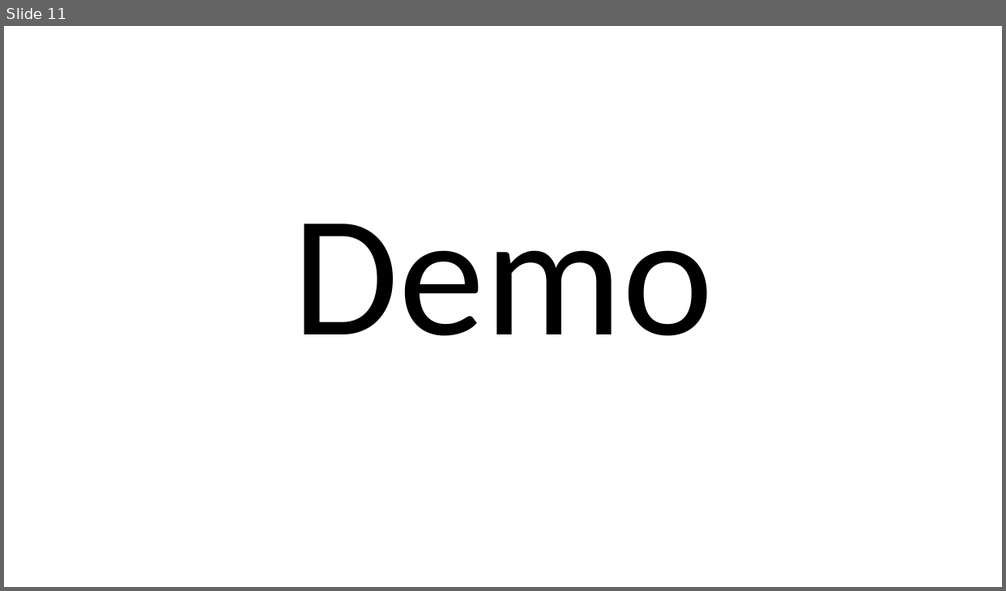
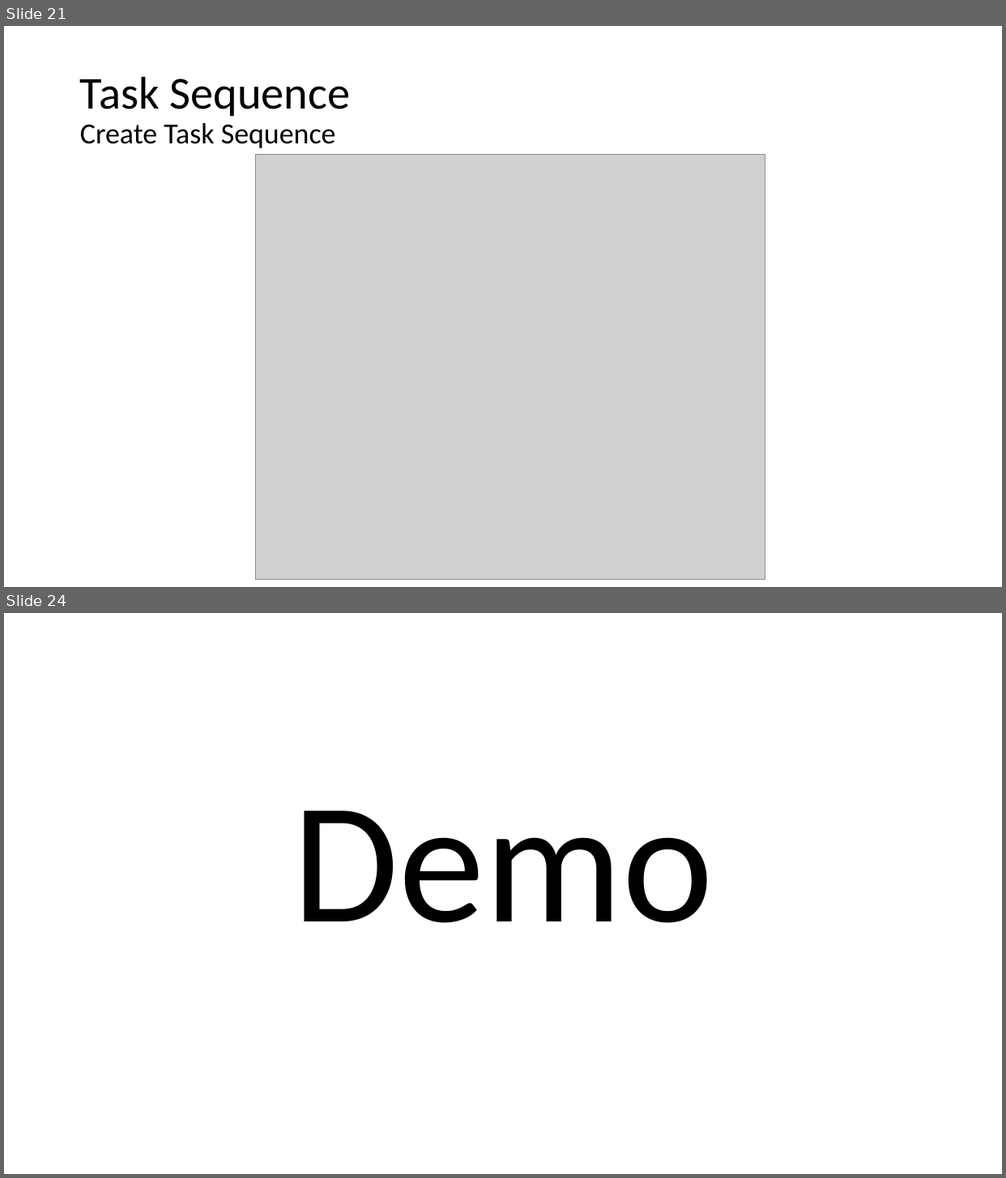
Before and after one commit to fydexx/HECC-2018, a slide deck: Part_01/Section02.pptx. Shown one above the other, each under a label of ours: slide 11 before the commit, slides 21 and 24 after it; the slides between them are not shown. The pictures are 1006x591 and 1006x1178 pixels, drawn with LibreOffice and Linux fonts; fonts in the diff are those of the drawing; grey boxes stand for pictures. Boxes give left, top, right and bottom in pixels: in the first picture for what was removed or moved away, otherwise in the second. Text is boxed around its words. In the diff, an @@ line names an element or a change of style, - is before the commit and + after.

```diff
--- a/Part_01/Section02.pptx
+++ b/Part_01/Section02.pptx
@@ slide 21 added at (4, 26, 1002, 587), background #FFFFFF @@
@@ title added at (80, 76, 351, 148), 28 pt, text #000000 @@
+Task Sequence
+Create Task Sequence
@@ picture added at (256, 154, 765, 579) @@
@@ what was slide 11 is now slide 24 @@
```
Also in this commit, not shown: 6 slides changed, 13 other slides added.
